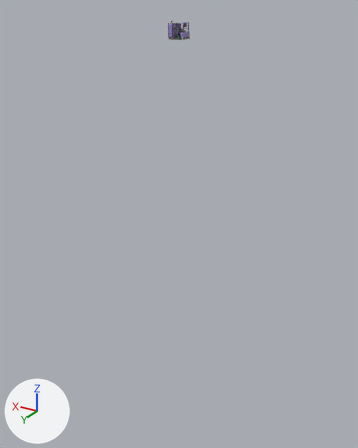
One commit to the glTF model computers/src/main/resources/assets/jsc/jsmodels/chain/optical_polisher.glb: the scene before it, then after it.
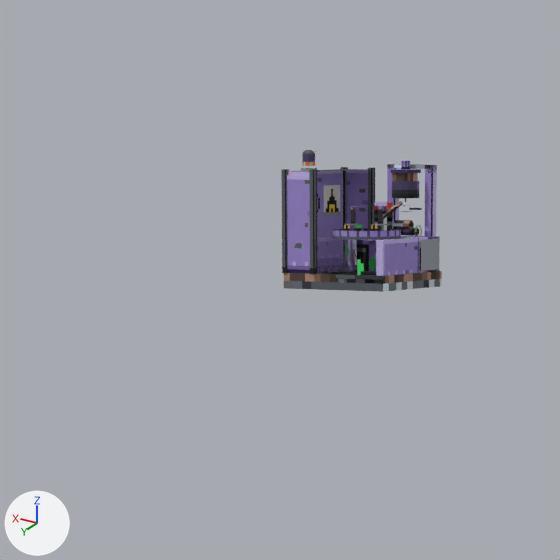
There are two pictures of each version: one whole from a camera (50 mm lens) standing at (-35.3, 57.6, 2.3) and looking at (0.5, -2.1, -27.5), one close up on the part from 36% to 58% of the width and 0% to 17% of the height. Every picture has the same lights, and +X, +Y and +Z are marked at lower left. The first two pictures are the older version. Where no turn or scale is listed for an object, it has been applied to the vertices. Vertices at exactly the same position are counted once.

Names of what the first close-up shows: 'body', 'body_glow', 'part_7' and 2 more.
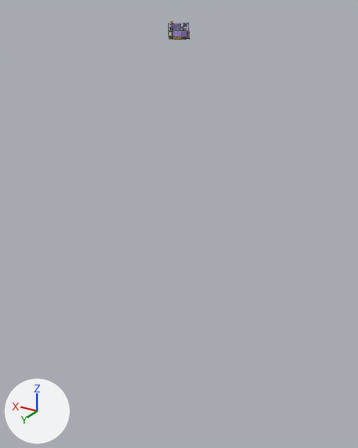
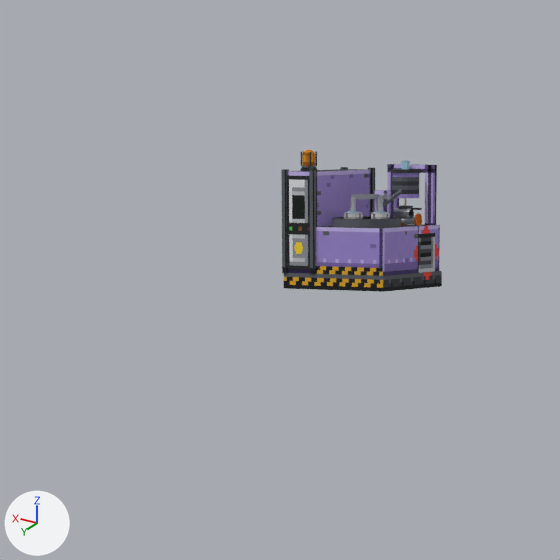
Boxes (x1, y1, x2, y2) around the edits, measured in the close-ups (560 x 560 px; the box of a moved part takes in the faces that stretch with it):
```json
{"object": "body", "change": "reshaped", "before": [281, 161, 442, 292], "after": [281, 152, 442, 292], "on screen": "7% taller"}
{"object": "part_7", "change": "moved", "before": [394, 220, 414, 230], "after": [394, 208, 414, 219]}
{"object": "body_glow", "change": "reshaped", "before": [303, 150, 315, 166], "after": [303, 150, 439, 280]}
{"part": 1, "of": "me_body", "change": "moved or reshaped", "before": [333, 230, 401, 240], "after": [333, 218, 401, 228]}
{"part": 2, "of": "me_body", "change": "moved or reshaped", "before": [333, 228, 401, 231], "after": [335, 217, 399, 219]}
{"part": 3, "of": "me_body", "change": "moved or reshaped", "before": [374, 202, 393, 231], "after": [375, 190, 393, 217]}
{"part": 4, "of": "me_body", "change": "moved or reshaped", "before": [383, 201, 402, 219], "after": [383, 189, 403, 208]}
{"part": 5, "of": "me_body", "change": "moved or reshaped", "before": [401, 228, 418, 236], "after": [401, 217, 415, 224]}
{"part": 6, "of": "me_body", "change": "deleted", "before": [349, 225, 439, 271]}
{"part": 7, "of": "me_body", "change": "moved or reshaped", "before": [317, 164, 440, 276], "after": [316, 164, 440, 276]}
{"part": 8, "of": "me_body", "change": "surface changed", "before": [284, 161, 442, 292], "after": [284, 152, 442, 292], "on screen": "purple to grey"}
{"part": 9, "of": "me_body_glow", "change": "added", "after": [414, 226, 439, 280]}
{"part": 10, "of": "me_body_glow", "change": "surface changed", "before": [303, 150, 315, 166], "after": [303, 150, 315, 166]}
```

The change, as JSON lines over the scene's bpy script:
```json
{"block": "me_body", "where": "# used by ob_body; location = (-1.5, 0.5, -65.0)"}
{"op": "remove", "block": "me_body", "code": "me_body.from_pydata(...)  # 1982 vertices, 1846 faces; spans x 0.0..2.02, y -2.02..0.02, z 64.0..66.21"}
{"op": "add", "block": "me_body", "code": "me_body.from_pydata(...)  # 1958 vertices, 1810 faces; spans x 0.0..2.02, y -2.02..0.02, z 64.0..66.21"}
{"block": "me_body", "change": "me_body part 1: the loose piece of 40 vertices spanning x 0.13..1.31, y -1.24..-0.07, z 64.81..64.95 is moved by (0.0, 0.0, 0.19)"}
{"block": "me_body", "change": "me_body part 2: the loose piece of 48 vertices spanning x 0.13..1.31, y -1.24..-0.07, z 64.95 is moved by (0.0, 0.0, 0.19)"}
{"block": "me_body", "change": "me_body part 3: the loose piece of 8 vertices spanning x 0.59..0.84, y -1.31..-1.12, z 64.81..65.38 is moved by (0.0, 0.0, 0.19)"}
{"block": "me_body", "change": "me_body part 4: the loose piece of 8 vertices spanning x 0.32..0.55, y -1.21..-0.79, z 65.1..65.4 is moved by (0.0, 0.0, 0.19)"}
{"block": "me_body", "change": "me_body part 5: the loose piece of 20 vertices spanning x 0.34..0.66, y -1.81..-1.69, z 64.83..64.95 is moved by (0.0, 0.0, 0.19)"}
{"block": "me_body", "change": "me_body part 6: 27 loose pieces with 120 vertices, spanning x 0.0..2.0, y -2.0..-0.19, z 64.28..64.99, are deleted"}
{"block": "me_body", "change": "me_body part 7: 43 vertices moved from x 0.03..0.81, y -1.97..-0.03, z 64.81..65.06 to x 0.03..0.81, y -1.97..-0.03, z 64.98..65.25; 227 vertices removed from x 0.19..1.45, y -2.02..-0.03, z 64.25..65.0; 323 vertices added at x 0.19..1.45, y -2.02..-0.03, z 64.88..65.19"}
{"block": "me_body", "change": "me_body part 8: 1181 kept faces spanning x 0.0..2.02, y -2.02..0.02, z 64.0..66.21 get new texture (UV) coordinates"}
{"block": "me_body", "change": "other edits to the shape of me_body do not show in these pictures"}
{"block": "me_body_glow", "where": "# used by ob_body_glow; location = (-1.5, 0.5, -65.0)"}
{"op": "remove", "block": "me_body_glow", "code": "me_body_glow.from_pydata(...)  # 256 vertices, 192 faces; spans x 1.578..1.797, y -0.453..-0.234, z 65.963..66.213"}
{"op": "add", "block": "me_body_glow", "code": "me_body_glow.from_pydata(...)  # 289 vertices, 210 faces; spans x -0.002..2.001, y -2.017..0.0, z 64.0..66.213"}
{"block": "me_body_glow", "change": "me_body_glow part 9: 33 vertices added at x -0.002..2.001, y -2.017..0.0, z 64.0..65.906"}
{"block": "me_body_glow", "change": "me_body_glow part 10: 192 kept faces spanning x 1.578..1.797, y -0.453..-0.234, z 65.963..66.213 get new texture (UV) coordinates"}
{"op": "set", "path": "ob_part_7.location", "old": "(-1.0, -1.03, 0.0)", "new": "(-1.0, -1.03, 0.19)"}
```
